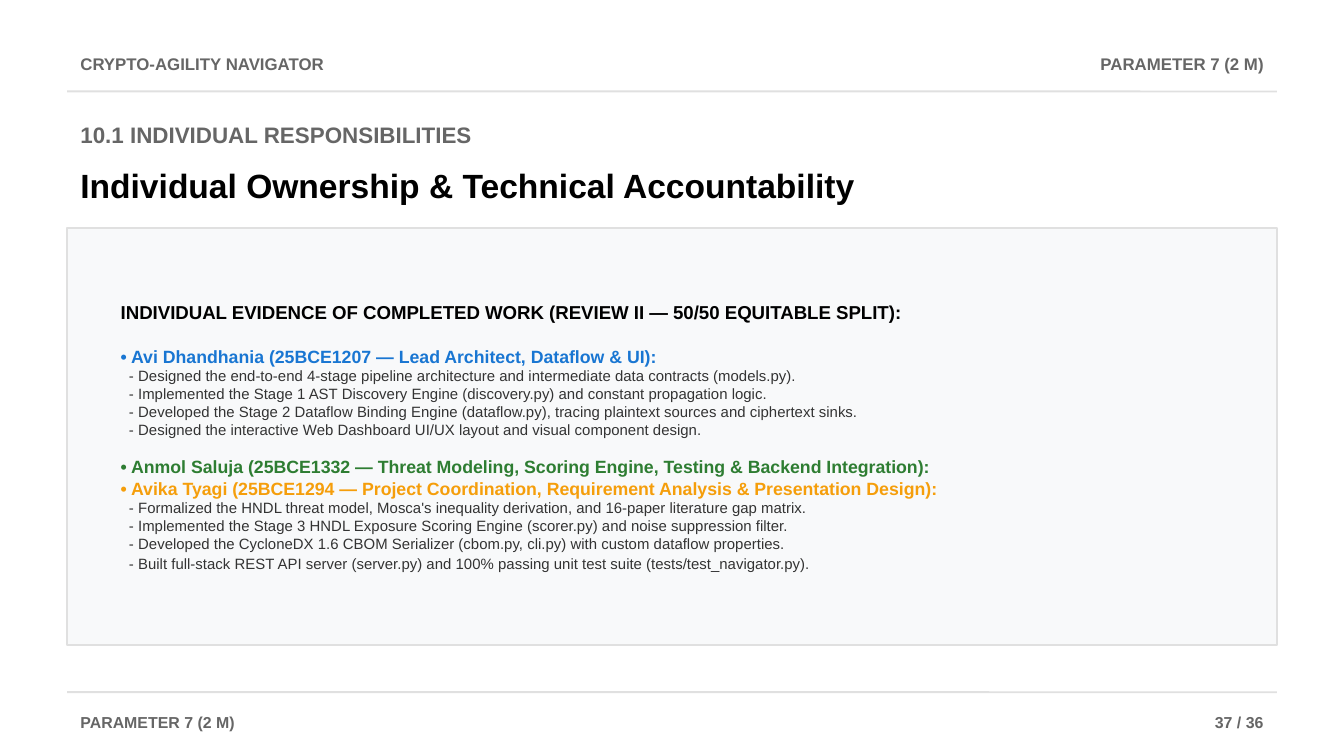
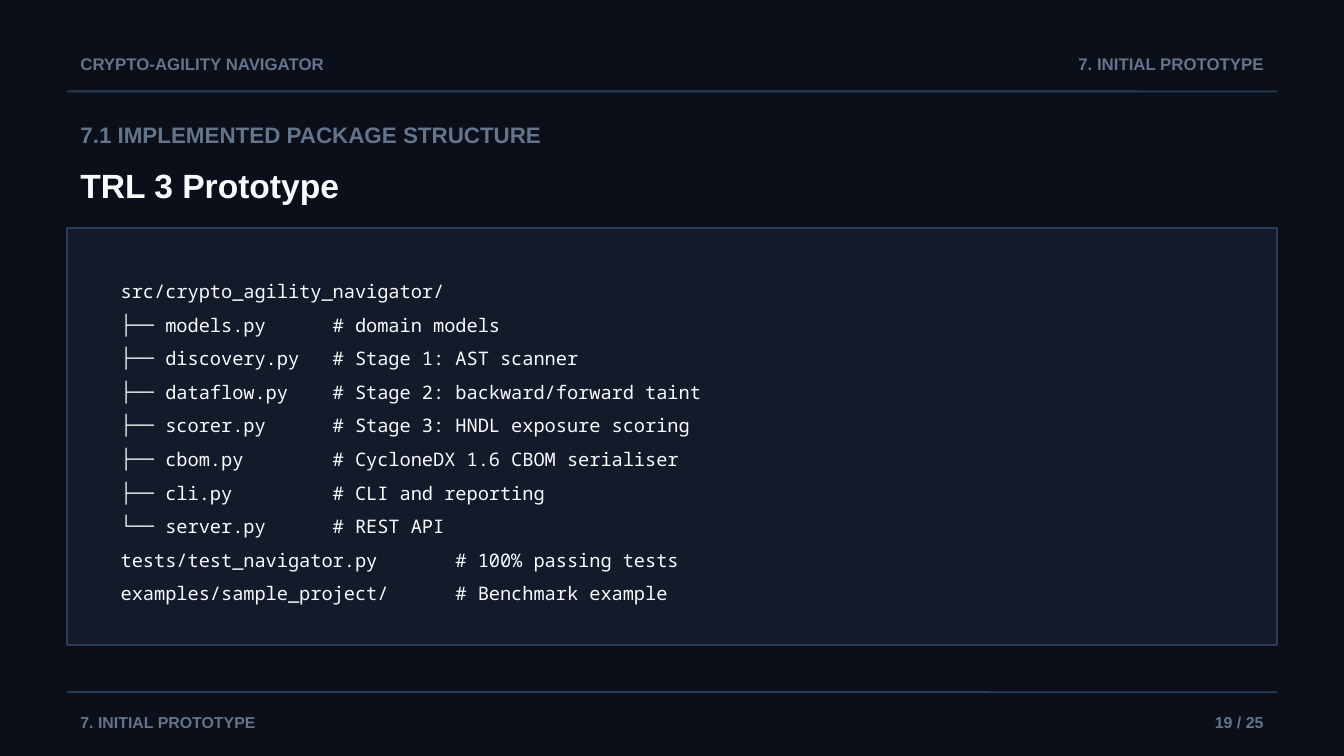
Before and after one commit to AviDhandhania/IDP-Project, a slide deck: slide 19 of docs/presentations/Crypto-Agility_Navigator_Review2.pptx (slide 37 before the commit). Drawn at 1344x756 pixels with LibreOffice and Linux fonts; fonts in the diff are those of the drawing. Boxes give left, top, right and bottom in pixels: in the first picture for what was removed or moved away, otherwise in the second. Text is boxed around its words. In the diff, an @@ line names an element or a change of style, - is before the commit and + after.

```diff
--- a/docs/presentations/Crypto-Agility_Navigator_Review2.pptx
+++ b/docs/presentations/Crypto-Agility_Navigator_Review2.pptx
@@ background #FFFFFF to #0B0F19 @@
@@ text "CRYPTO-AGILITY NAVIGATOR" at (80, 58, 324, 70): text colour #666666 to #64748B @@
@@ text at (1078, 58, 1263, 70): text changed; text colour #666666 to #64748B @@
-PARAMETER 7 (2 M)
+7. INITIAL PROTOTYPE
@@ line (67, 91) - (1277, 91): stroke #E0E0E0 1 pt to #2A3B5C 1 pt @@
@@ text at (80, 127, 541, 143): text changed; text colour #666666 to #64748B @@
-10.1 INDIVIDUAL RESPONSIBILITIES
+7.1 IMPLEMENTED PACKAGE STRUCTURE
@@ text at (80, 174, 339, 204): text changed; text colour #000000 to #F8FAFC @@
-Individual Ownership & Technical Accountability
+TRL 3 Prototype
@@ rectangle at (67, 228, 1277, 645): fill #F8F9FA to #131B2B; outline #E0E0E0 1 pt to #2A3B5C 1 pt @@
@@ text at (121, 283, 701, 605): text changed; size 8 to 10 pt; font Arial to Noto Sans Mono; text colour #333333 to #F8FAFC @@
-INDIVIDUAL EVIDENCE OF COMPLETED WORK (REVIEW II — 50/50 EQUITABLE SPLIT):
-• Avi Dhandhania (25BCE1207 — Lead Architect, Dataflow & UI):
-- Designed the end-to-end 4-stage pipeline architecture and intermediate data contracts (models.py).
-- Implemented the Stage 1 AST Discovery Engine (discovery.py) and constant propagation logic.
-- Developed the Stage 2 Dataflow Binding Engine (dataflow.py), tracing plaintext sources and ciphertext sinks.
-- Designed the interactive Web Dashboard UI/UX layout and visual component design.
-• Anmol Saluja (25BCE1332 — Threat Modeling, Scoring Engine, Testing & Backend Integration):
-• Avika Tyagi (25BCE1294 — Project Coordination, Requirement Analysis & Presentation Design):
-- Formalized the HNDL threat model, Mosca's inequality derivation, and 16-paper literature gap matrix.
-- Implemented the Stage 3 HNDL Exposure Scoring Engine (scorer.py) and noise suppression filter.
-- Developed the CycloneDX 1.6 CBOM Serializer (cbom.py, cli.py) with custom dataflow properties.
-- Built full-stack REST API server (server.py) and 100% passing unit test suite (tests/test_navigator.py).
+src/crypto_agility_navigator/
+├── models.py # domain models
+├── discovery.py # Stage 1: AST scanner
+├── dataflow.py # Stage 2: backward/forward taint
+├── scorer.py # Stage 3: HNDL exposure scoring
+├── cbom.py # CycloneDX 1.6 CBOM serialiser
+├── cli.py # CLI and reporting
+└── server.py # REST API
+tests/test_navigator.py # 100% passing tests
+examples/sample_project/ # Benchmark example
@@ line (67, 692) - (1277, 692): stroke #E0E0E0 1 pt to #2A3B5C 1 pt @@
@@ text at (80, 717, 256, 728): text changed; text colour #666666 to #64748B @@
-PARAMETER 7 (2 M)
+7. INITIAL PROTOTYPE
@@ text at (1215, 717, 1264, 728): text changed; text colour #666666 to #64748B @@
-37 / 36
+19 / 25
```
Also in this commit, not shown: 9 other slides changed, 15 slides added, 27 slides removed, 2 other files.
